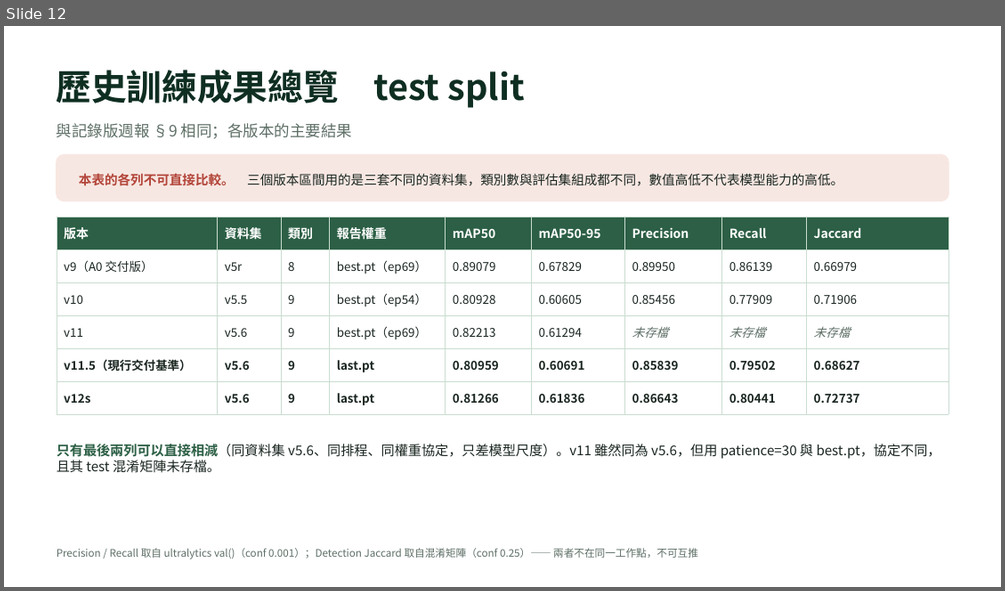
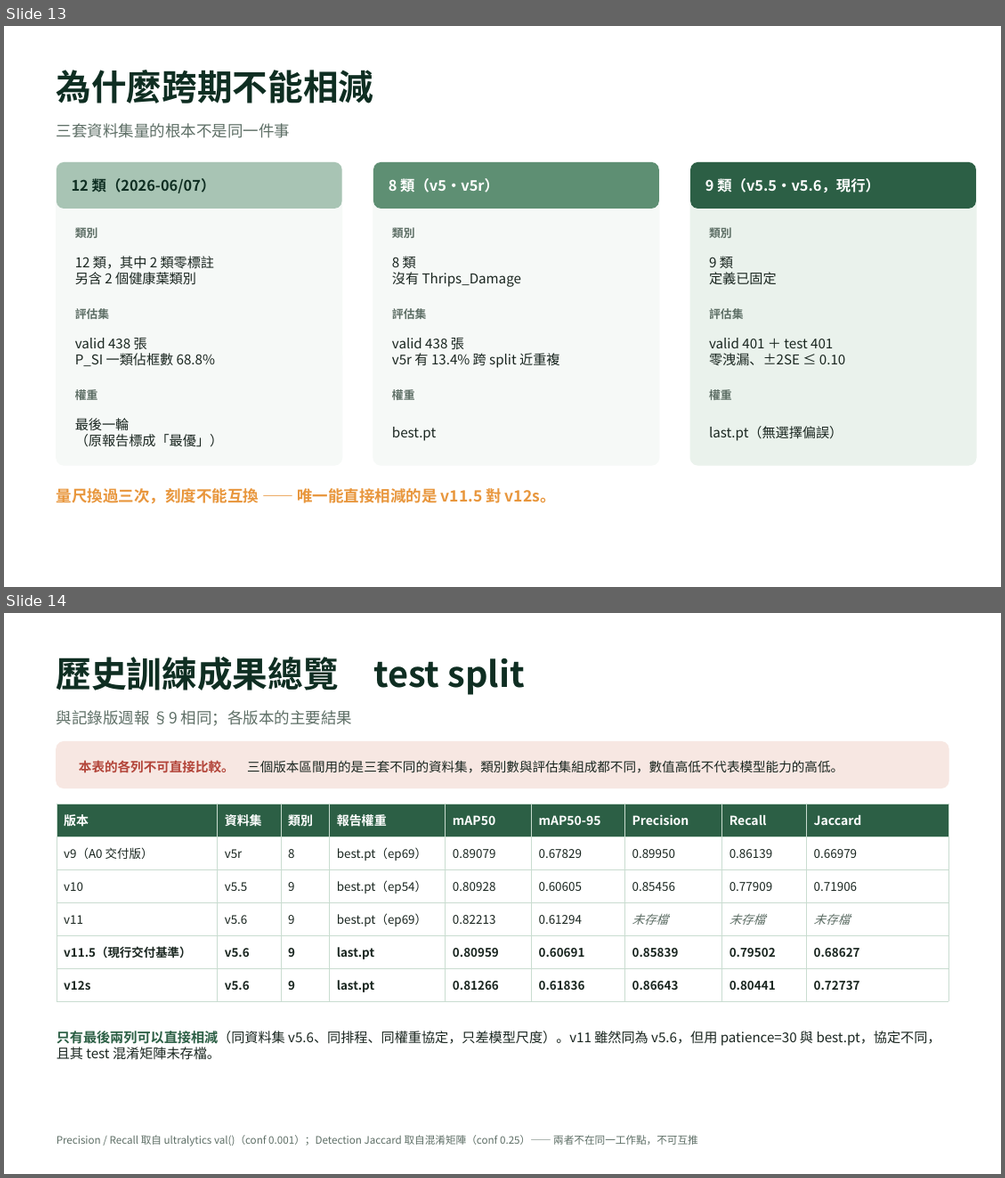
Before and after one commit to DreamOver9183/AY2026_Citrus_Pests_and_Diseases_Project, a slide deck: docs/v12.1_簡報_口頭報告.pptx. Shown one above the other, each under a label of ours: slide 12 before the commit, slides 13 and 14 after it. The pictures are 1005x591 and 1005x1178 pixels, drawn with LibreOffice and Linux fonts; fonts in the diff are those of the drawing. Boxes give left, top, right and bottom in pixels: in the first picture for what was removed or moved away, otherwise in the second. Text is boxed around its words. In the diff, an @@ line names an element or a change of style, - is before the commit and + after.

```diff
--- a/docs/v12.1_簡報_口頭報告.pptx
+++ b/docs/v12.1_簡報_口頭報告.pptx
@@ slide 13 added at (4,26,1001,587), background #FFFFFF @@
@@ text added at (57,70,374,103), 34 pt, text #0F2E22, bold @@
+為什麼跨期不能相減
@@ text added at (57,123,290,138), 15 pt, text #5E6F66 @@
+三套資料集量的根本不是同一件事
@@ rounded rectangle added at (57,162,342,465), fill #F6F9F7, outline #F6F9F7 1 pt @@
@@ rounded rectangle added at (57,162,342,208), fill #A8C4B4 @@
@@ text added at (72,178,216,193), 14 pt, text #0F2E22, bold @@
+12 類（2026-06/07）
@@ rounded rectangle added at (373,162,659,465), fill #F6F9F7, outline #F6F9F7 1 pt @@
@@ rounded rectangle added at (373,162,659,208), fill #5E8F73 @@
@@ text added at (388,178,499,192), 14 pt, text #FFFFFF, bold @@
+8 類（v5・v5r）
@@ rounded rectangle added at (690,162,976,465), fill #EAF2EC, outline #EAF2EC 1 pt @@
@@ rounded rectangle added at (690,162,976,208), fill #2C5F45 @@
@@ text added at (705,178,880,192), 14 pt, text #FFFFFF, bold @@
+9 類（v5.5・v5.6，現行）
@@ text added at (75,227,98,238), 11 pt, text #5E6F66, bold @@
+類別
@@ text added at (392,227,415,238), 11 pt, text #5E6F66, bold @@
+類別
@@ text added at (709,227,732,238), 11 pt, text #5E6F66, bold @@
+類別
@@ text added at (75,256,215,285), 13 pt, text #1A2620 @@
+12 類，其中 2 類零標註
+另含 2 個健康葉類別
@@ text added at (392,256,521,287), 13 pt, text #1A2620 @@
+8 類
+沒有 Thrips_Damage
@@ text added at (709,256,777,285), 13 pt, text #1A2620 @@
+9 類
+定義已固定
@@ text added at (75,308,110,319), 11 pt, text #5E6F66, bold @@
+評估集
@@ text added at (392,308,427,319), 11 pt, text #5E6F66, bold @@
+評估集
@@ text added at (709,308,744,319), 11 pt, text #5E6F66, bold @@
+評估集
@@ text added at (75,338,215,366), 13 pt, text #1A2620 @@
+valid 438 張
+P_SI 一類佔框數 68.8%
@@ text added at (392,338,559,368), 13 pt, text #1A2620 @@
+valid 438 張
+v5r 有 13.4% 跨 split 近重複
@@ text added at (709,338,845,365), 13 pt, text #1A2620 @@
+valid 401 ＋ test 401
+零洩漏、±2SE ≤ 0.10
@@ text added at (75,386,98,402), 11 pt, text #5E6F66, bold @@
+權重
@@ text added at (392,386,415,402), 11 pt, text #5E6F66, bold @@
+權重
@@ text added at (709,386,732,402), 11 pt, text #5E6F66, bold @@
+權重
@@ text added at (75,418,223,447), 13 pt, text #1A2620 @@
+最後一輪
+（原報告標成「最優」）
@@ text added at (709,426,842,441), 13 pt, text #1A2620 @@
+last.pt（無選擇偏誤）
@@ text added at (392,426,436,441), 13 pt, text #1A2620 @@
+best.pt
@@ text added at (57,485,556,506), 15 pt, text #E8963C, bold @@
+量尺換過三次，刻度不能互換 —— 唯一能直接相減的是 v11.5 對 v12s。
@@ what was slide 12 is now slide 14 @@
```
Also in this commit, not shown: 2 slides changed, 1 other slide added, 3 other files.
